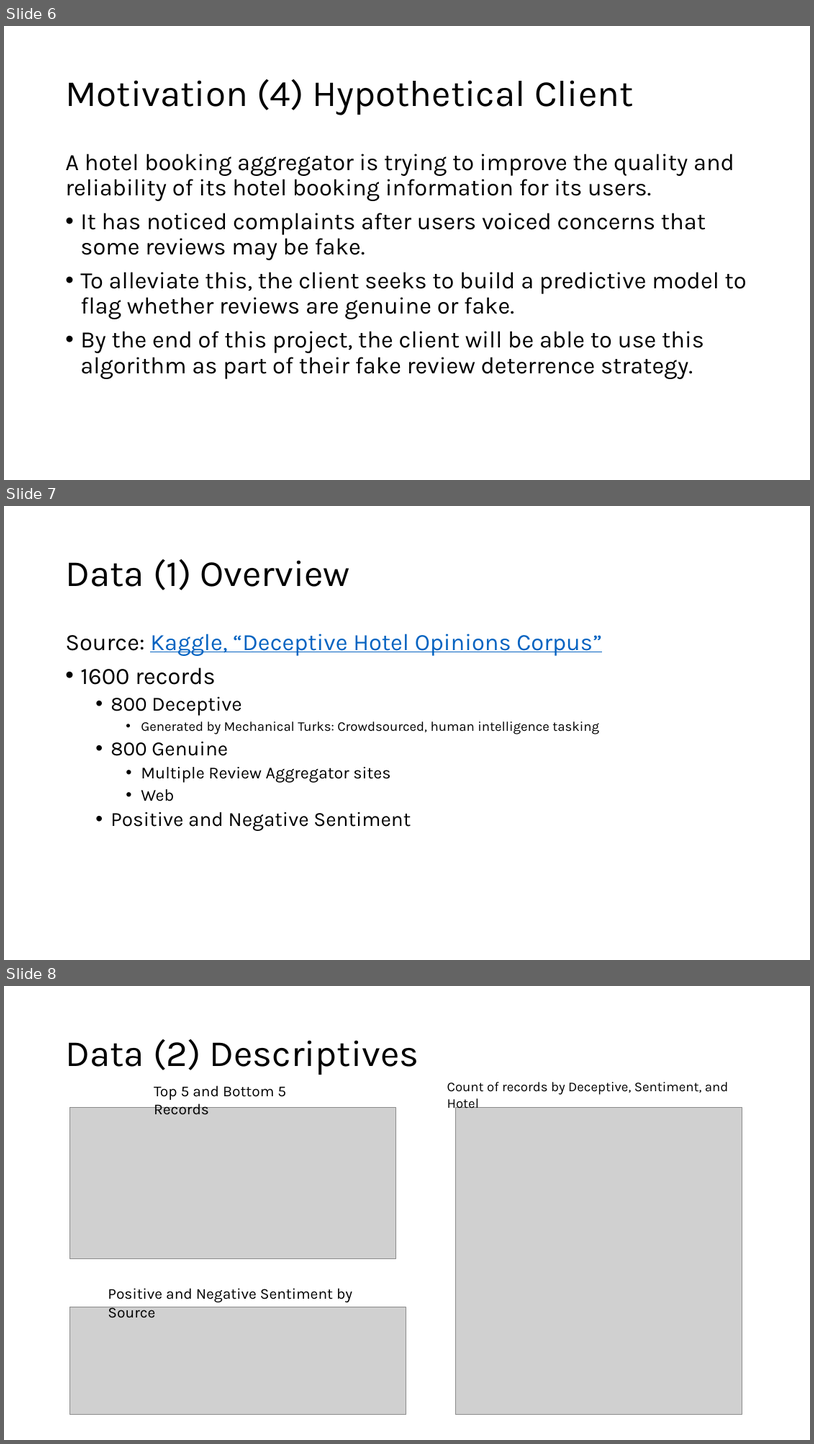
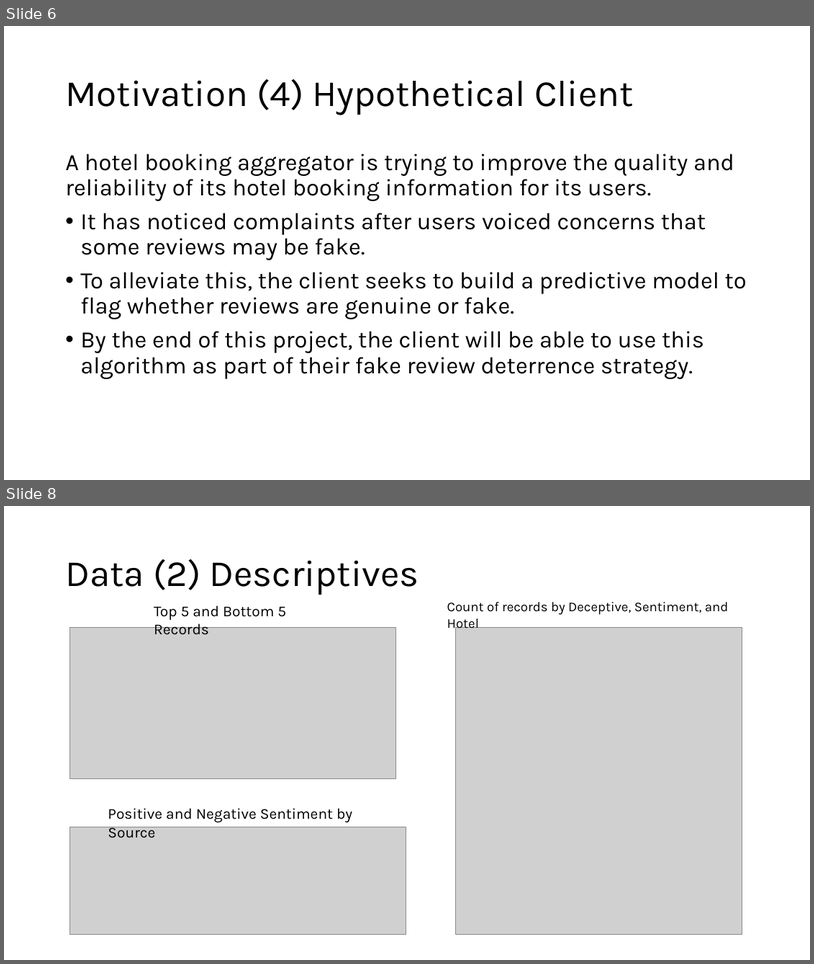
Before and after one commit to chrisgian/Capstone2-NLP-Hotel-Reviews, a slide deck: NLP 2 - Hotel Reviews Deliverable.pptx. Shown one above the other, each under a label of ours: slides 6, 7 and 8 before the commit, slides 6 and 8 after it; the slides between them are not shown. The pictures are 814x1444 and 814x964 pixels, drawn with LibreOffice and Linux fonts; fonts in the diff are those of the drawing; grey boxes stand for pictures. Boxes give left, top, right and bottom in pixels: in the first picture for what was removed or moved away, otherwise in the second. Text is boxed around its words. In the diff, an @@ line names an element or a change of style, - is before the commit and + after.

```diff
--- a/NLP 2 - Hotel Reviews Deliverable.pptx
+++ b/NLP 2 - Hotel Reviews Deliverable.pptx
@@ slide 7 removed at <box>4,506,810,960</box>, background #FFFFFF @@
@@ title removed at <box>65,559,350,590</box> @@
-Data (1) Overview
@@ text removed at <box>65,633,602,830</box> @@
-Source: Kaggle, “Deceptive Hotel Opinions Corpus”
-• 1600 records
-  • 800 Deceptive
-    • Generated by Mechanical Turks: Crowdsourced, human intelligence tasking
-  • 800 Genuine
-    • Multiple Review Aggregator sites
-    • Web
-  • Positive and Negative Sentiment
```
Also in this commit, not shown: 1 slide changed, 2 slides added, 1 other slide removed, 1 other file.
